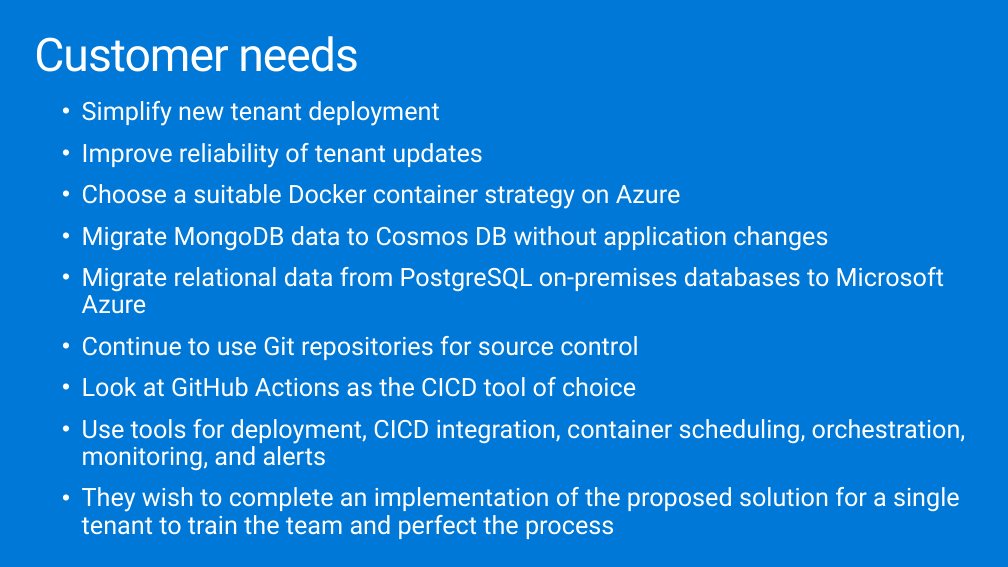
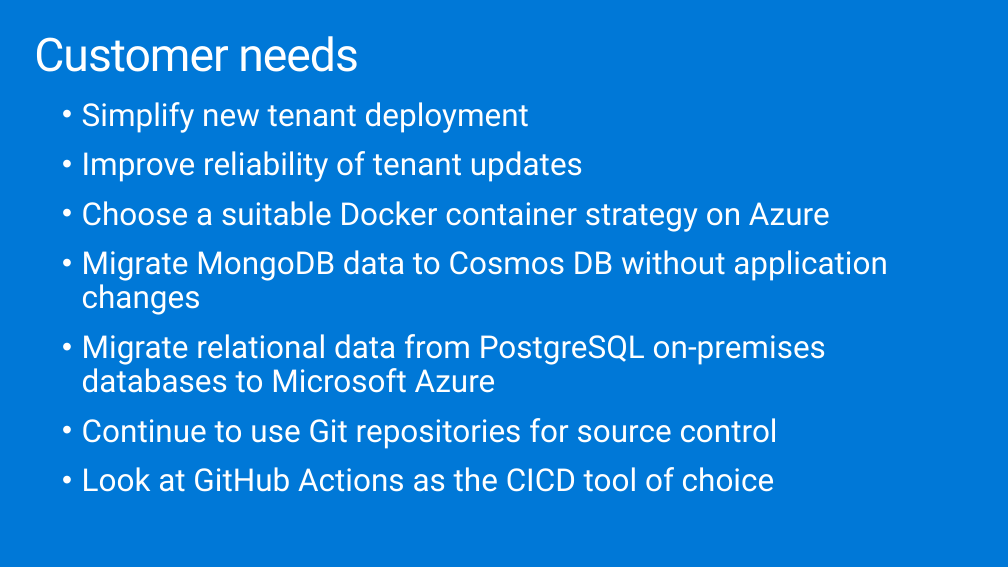
Before and after one commit to vkmithun05/MCW-Cloud-native-applications, a slide deck: slide 10 of Whiteboard design session/WDS trainer presentation - Cloud-native applications.pptx. Drawn at 1008x567 pixels with LibreOffice and Linux fonts; fonts in the diff are those of the drawing. Boxes give left, top, right and bottom in pixels: in the first picture for what was removed or moved away, otherwise in the second. Text is boxed around its words. In the diff, an @@ line names an element or a change of style, - is before the commit and + after.

```diff
--- a/Whiteboard design session/WDS trainer presentation - Cloud-native applications.pptx
+++ b/Whiteboard design session/WDS trainer presentation - Cloud-native applications.pptx
@@ text "Simplify new tenant deployment" at (x1=82, y1=102, x2=888, y2=492): size 24 to 30 pt; more space between paragraphs @@
@@ text at (x1=82, y1=419, x2=966, y2=539): paragraphs removed @@
-  • Use tools for deployment, CICD integration, container scheduling, orchestration, monitoring, and alerts
-  • They wish to complete an implementation of the proposed solution for a single tenant to train the team and perfect the process
```
Also in this commit, not shown: 2 slides added, 4 other files.
